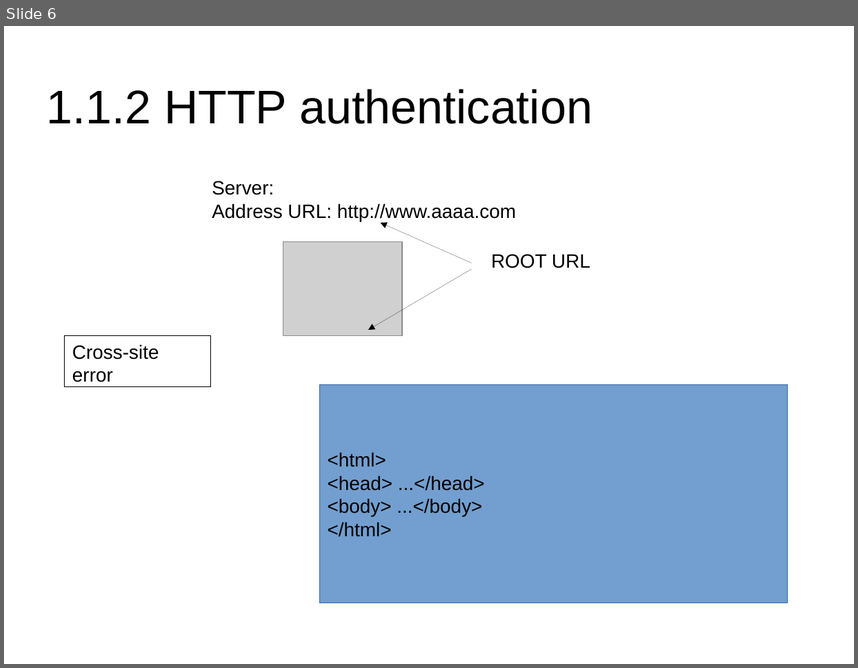
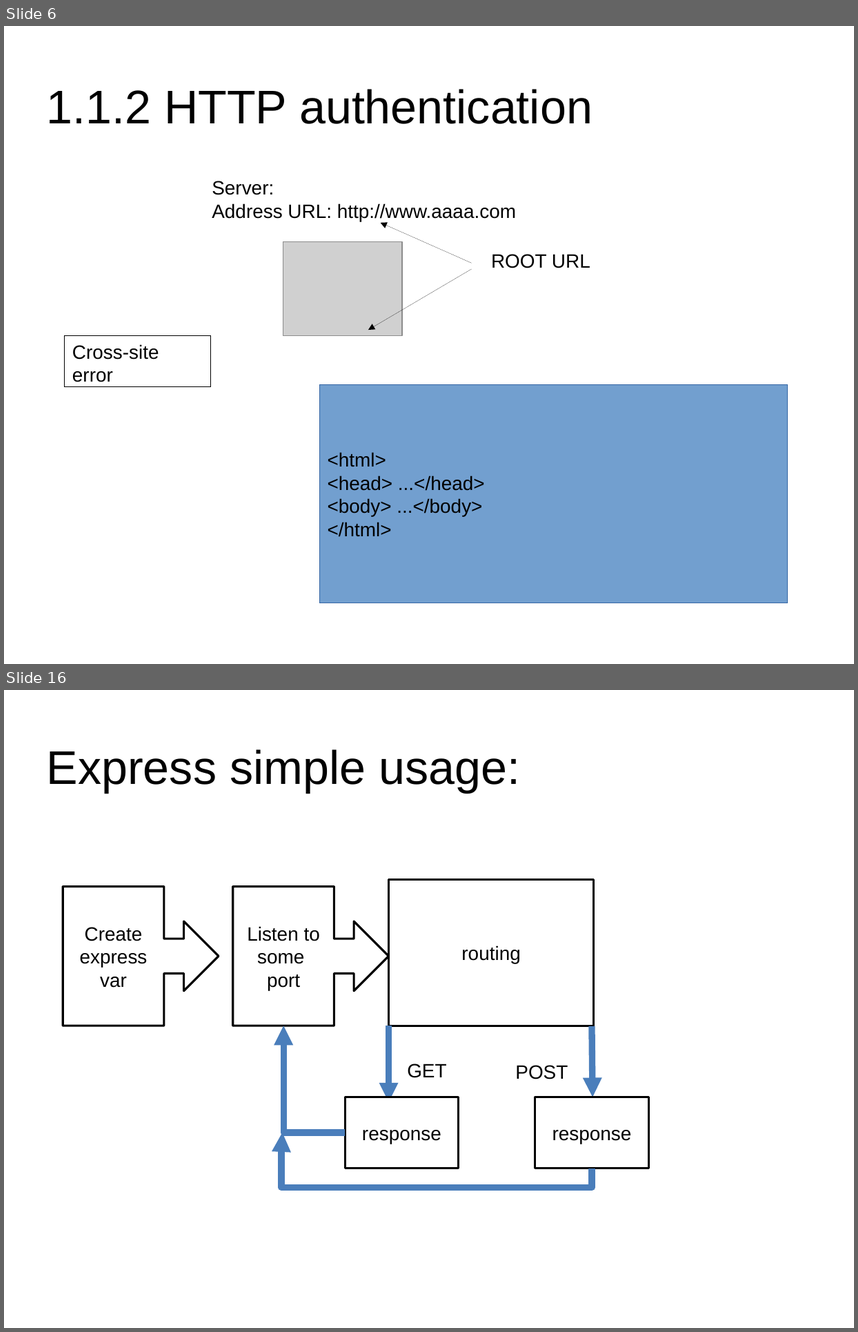
Before and after one commit to masterfish2015/my_project, a slide deck: teaching/javascript_html_server_and_client.pptx. Shown one above the other, each under a label of ours: slide 6 before the commit, slides 6 and 16 after it; the slides between them are not shown. The pictures are 858x668 and 858x1332 pixels, drawn with LibreOffice and Linux fonts; fonts in the diff are those of the drawing; grey boxes stand for pictures. Boxes give left, top, right and bottom in pixels: in the first picture for what was removed or moved away, otherwise in the second. Text is boxed around its words. In the diff, an @@ line names an element or a change of style, - is before the commit and + after.

```diff
--- a/teaching/javascript_html_server_and_client.pptx
+++ b/teaching/javascript_html_server_and_client.pptx
@@ slide 16 added at (x1=4, y1=690, x2=854, y2=1328), background #FFFFFF @@
@@ title added at (x1=47, y1=749, x2=520, y2=792), 44 pt, text #000000 @@
+Express simple usage:
@@ right arrow callout added at (x1=63, y1=887, x2=219, y2=1025), fill #FFFFFF, outline #000000 2 pt, 18 pt, text #000000 @@
+Create express var
@@ right arrow callout added at (x1=233, y1=887, x2=389, y2=1025), fill #FFFFFF, outline #000000 2 pt, 18 pt, text #000000 @@
+Listen to some port
@@ rectangle added at (x1=389, y1=879, x2=594, y2=1025), fill #FFFFFF, outline #000000 2 pt, 18 pt, text #000000 @@
+routing
@@ elbow arrow added from (345, 1132) to (284, 1025), #4B7EBC 6 pt @@
@@ arrow added from (389, 1025) to (389, 1102), #4B7EBC 6 pt @@
@@ arrow added from (592, 1026) to (593, 1096), #4B7EBC 6 pt @@
@@ text added at (x1=407, y1=1063, x2=446, y2=1078), 18 pt, text #000000 @@
+GET
@@ text added at (x1=515, y1=1065, x2=568, y2=1079), 18 pt, text #000000 @@
+POST
@@ rectangle added at (x1=345, y1=1096, x2=458, y2=1167), fill #FFFFFF, outline #000000 2 pt, 18 pt, text #000000 @@
+response
@@ rectangle added at (x1=535, y1=1096, x2=649, y2=1167), fill #FFFFFF, outline #000000 2 pt, 18 pt, text #000000 @@
+response
@@ elbow arrow added from (592, 1168) to (283, 1132), #4B7EBC 6 pt @@
```
Also in this commit, not shown: 3 slides changed, 52 other slides added, 2 other files.
